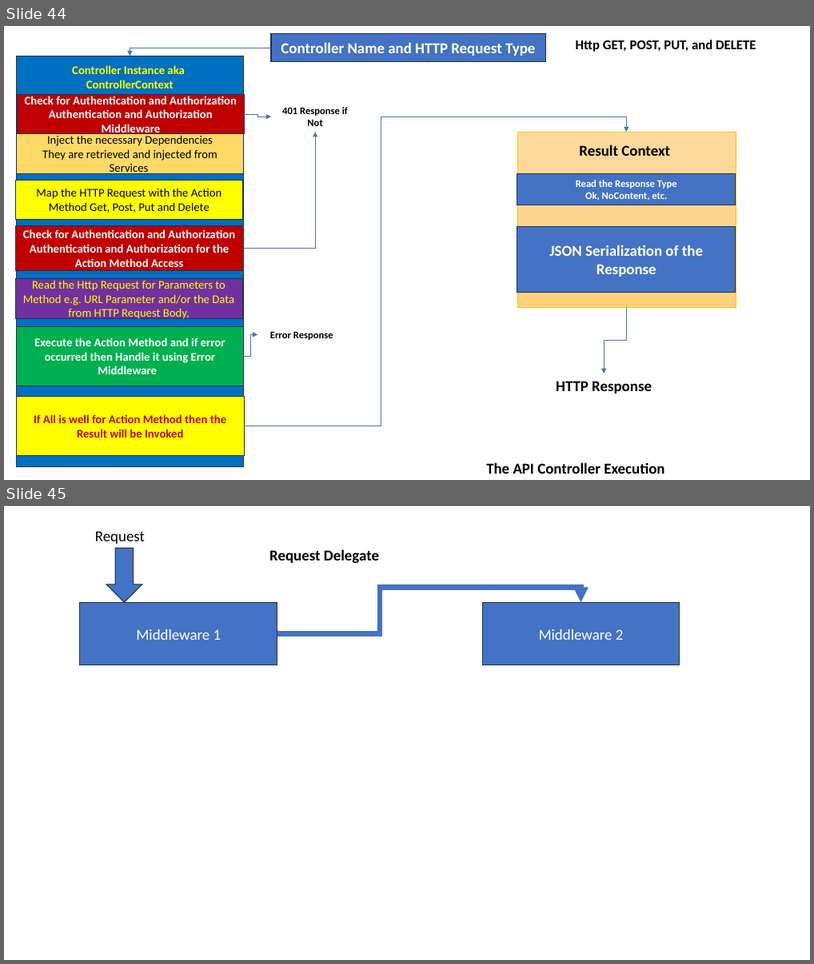
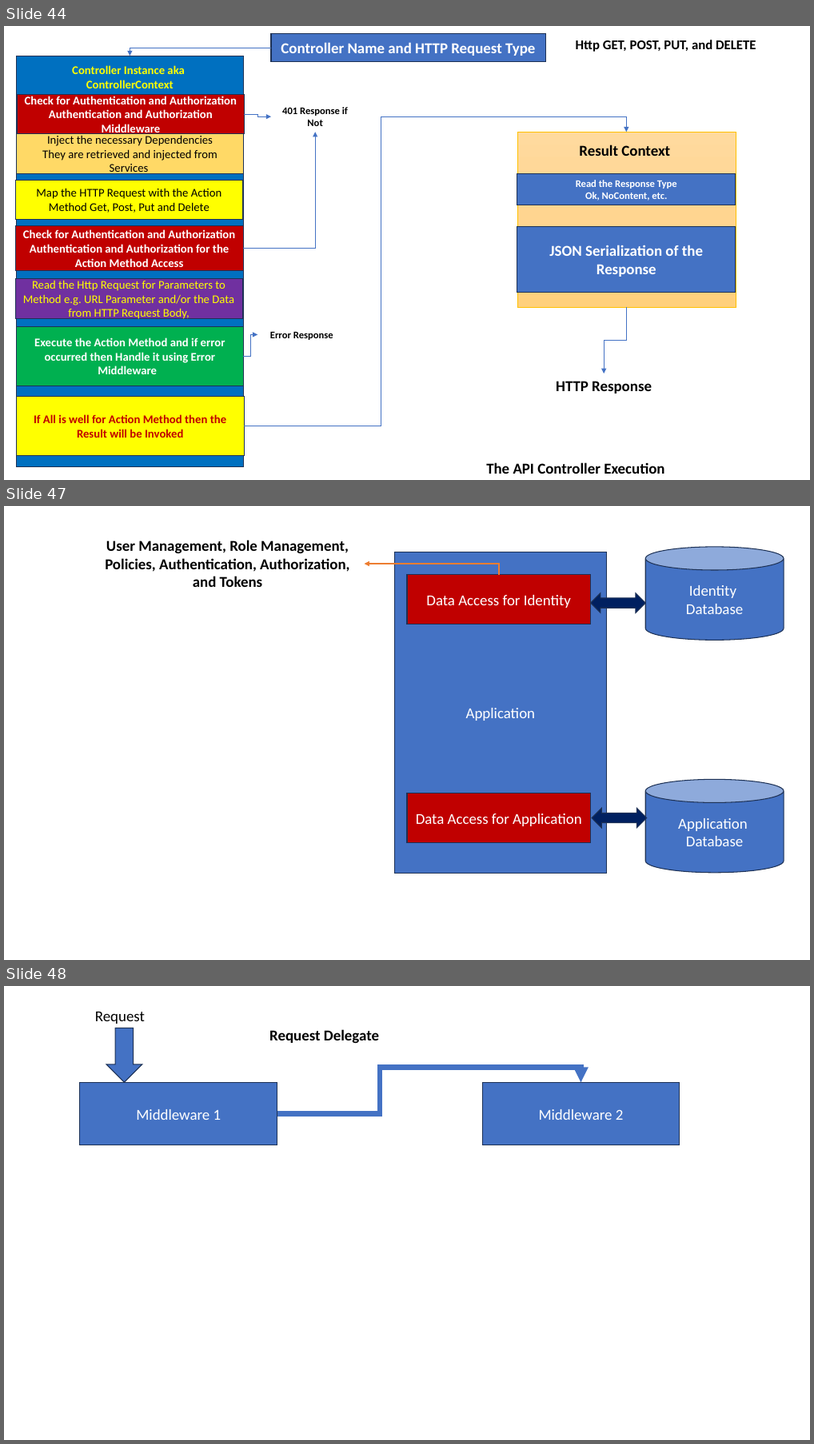
Before and after one commit to maheshsabnis/capita_sept_2023_Oct, a slide deck: Images.pptx. Shown one above the other, each under a label of ours: slides 44 and 45 before the commit, slides 44, 47 and 48 after it; the slides between them are not shown. The pictures are 814x964 and 814x1444 pixels, drawn with LibreOffice and Linux fonts; fonts in the diff are those of the drawing. Boxes give left, top, right and bottom in pixels: in the first picture for what was removed or moved away, otherwise in the second. Text is boxed around its words. In the diff, an @@ line names an element or a change of style, - is before the commit and + after.

```diff
--- a/Images.pptx
+++ b/Images.pptx
@@ slide 47 added at (x1=4, y1=506, x2=810, y2=960), background #FFFFFF @@
@@ text added at (x1=105, y1=540, x2=350, y2=587), 18 pt, text #000000, bold @@
+User Management, Role Management, Policies, Authentication, Authorization, and Tokens
@@ rectangle added at (x1=394, y1=552, x2=607, y2=873), fill #4472C4, outline #1E3256 1 pt, 18 pt, text #FFFFFF @@
+Application
@@ cylinder added at (x1=646, y1=547, x2=784, y2=640), fill #4472C4, outline #1E3256 1 pt, 18 pt, text #FFFFFF @@
+Identity
+Database
@@ elbow arrow added from (499, 574) to (365, 564), #ED7D31 1.5 pt @@
@@ rectangle added at (x1=407, y1=574, x2=591, y2=624), fill #C00000, outline #1E3256 1 pt, 18 pt, text #FFFFFF @@
+Data Access for Identity
@@ left right arrow added at (x1=591, y1=593, x2=646, y2=613), fill #002060, outline #1E3256 1 pt @@
@@ rectangle added at (x1=407, y1=792, x2=591, y2=842), fill #C00000, outline #1E3256 1 pt, 18 pt, text #FFFFFF @@
+Data Access for Application
@@ cylinder added at (x1=646, y1=780, x2=784, y2=872), fill #4472C4, outline #1E3256 1 pt, 18 pt, text #FFFFFF @@
+Application
+Database
@@ left right arrow added at (x1=592, y1=808, x2=647, y2=828), fill #002060, outline #1E3256 1 pt @@
@@ what was slide 45 is now slide 48 @@
```
Also in this commit, not shown: 7 other slides added, 13 other files.
